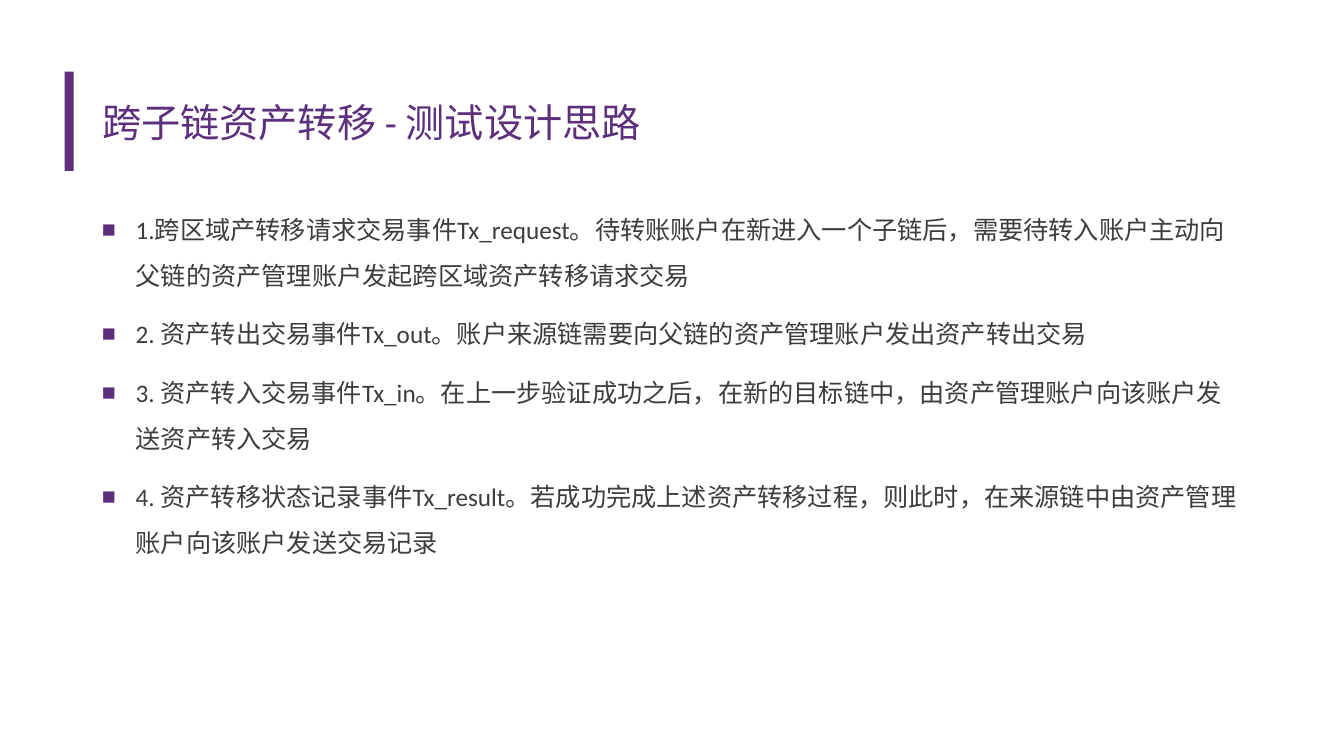
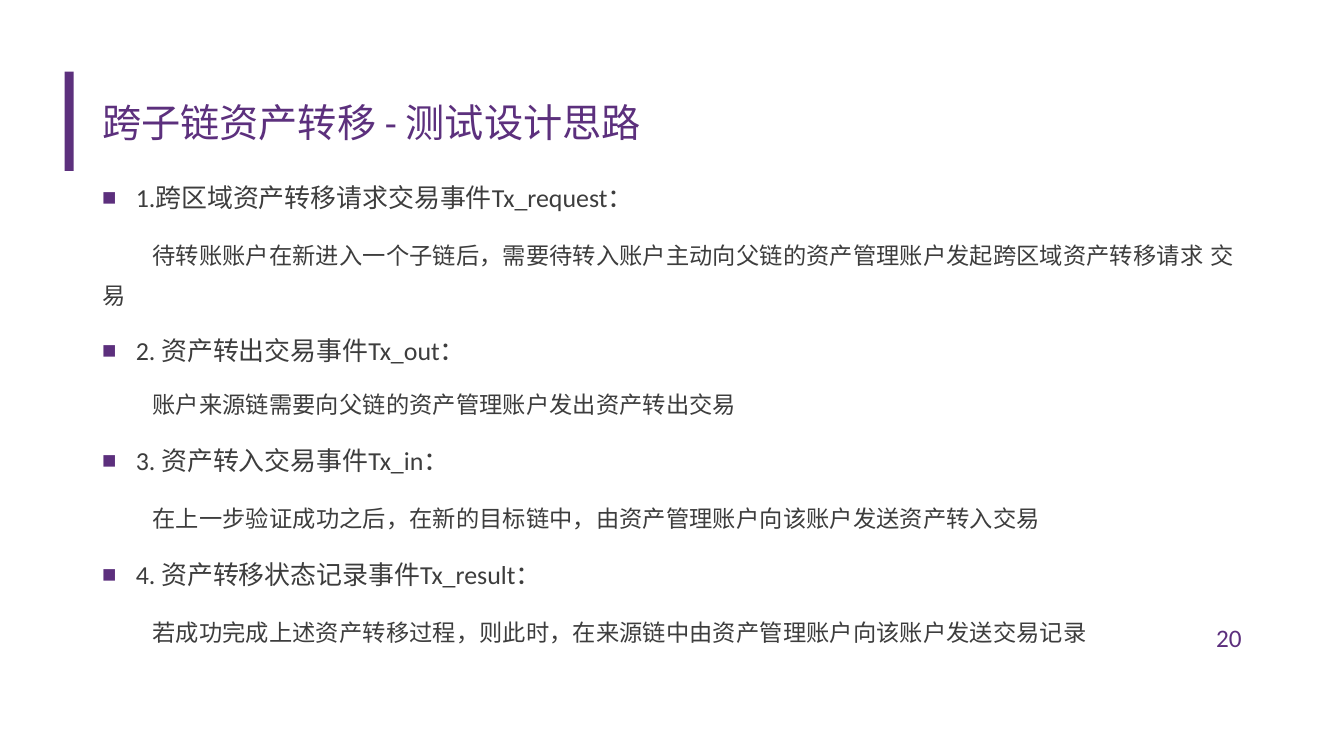
Before and after one commit to diyz19/GraduationDesign, a slide deck: slide 20 of FinalThesis/答辩ppt.pptx. Drawn at 1344x756 pixels with LibreOffice and Linux fonts; fonts in the diff are those of the drawing; background and template pictures are left out. Boxes give left, top, right and bottom in pixels: in the first picture for what was removed or moved away, otherwise in the second. Text is boxed around its words. In the diff, an @@ line names an element or a change of style, - is before the commit and + after.

```diff
--- a/FinalThesis/答辩ppt.pptx
+++ b/FinalThesis/答辩ppt.pptx
@@ text at [102, 186, 1234, 643]: text changed; size 18 to 16.6 pt @@
-■ 1.跨区域产转移请求交易事件Tx_request。待转账账户在新进入一个子链后，需要待转入账户主动向父链的资产管理账户发起跨区域资产转移请求交易
-■ 2. 资产转出交易事件Tx_out。账户来源链需要向父链的资产管理账户发出资产转出交易
-■ 3. 资产转入交易事件Tx_in。在上一步验证成功之后，在新的目标链中，由资产管理账户向该账户发送资产转入交易
-■ 4. 资产转移状态记录事件Tx_result。若成功完成上述资产转移过程，则此时，在来源链中由资产管理账户向该账户发送交易记录
+■ 1.跨区域资产转移请求交易事件Tx_request：
+待转账账户在新进入一个子链后，需要待转入账户主动向父链的资产管理账户发起跨区域资产转移请求 交易
+■ 2. 资产转出交易事件Tx_out：
+账户来源链需要向父链的资产管理账户发出资产转出交易
+■ 3. 资产转入交易事件Tx_in：
+在上一步验证成功之后，在新的目标链中，由资产管理账户向该账户发送资产转入交易
+■ 4. 资产转移状态记录事件Tx_result：
+若成功完成上述资产转移过程，则此时，在来源链中由资产管理账户向该账户发送交易记录
@@ page number added at [1216, 630, 1242, 647], 18 pt, text #5C2F7D @@
+20
```
Also in this commit, not shown: 33 other slides changed, 1 other file.
